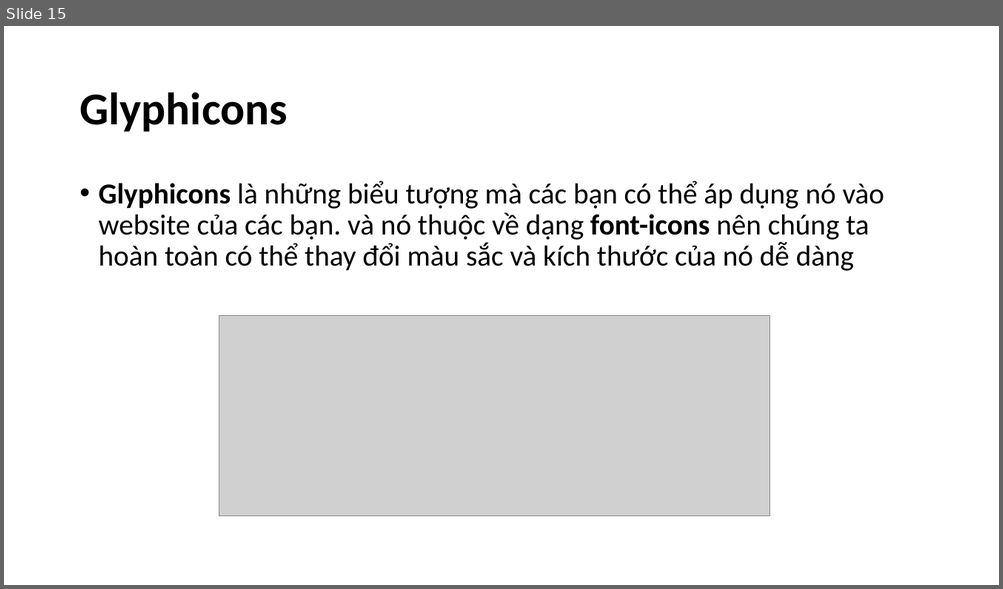
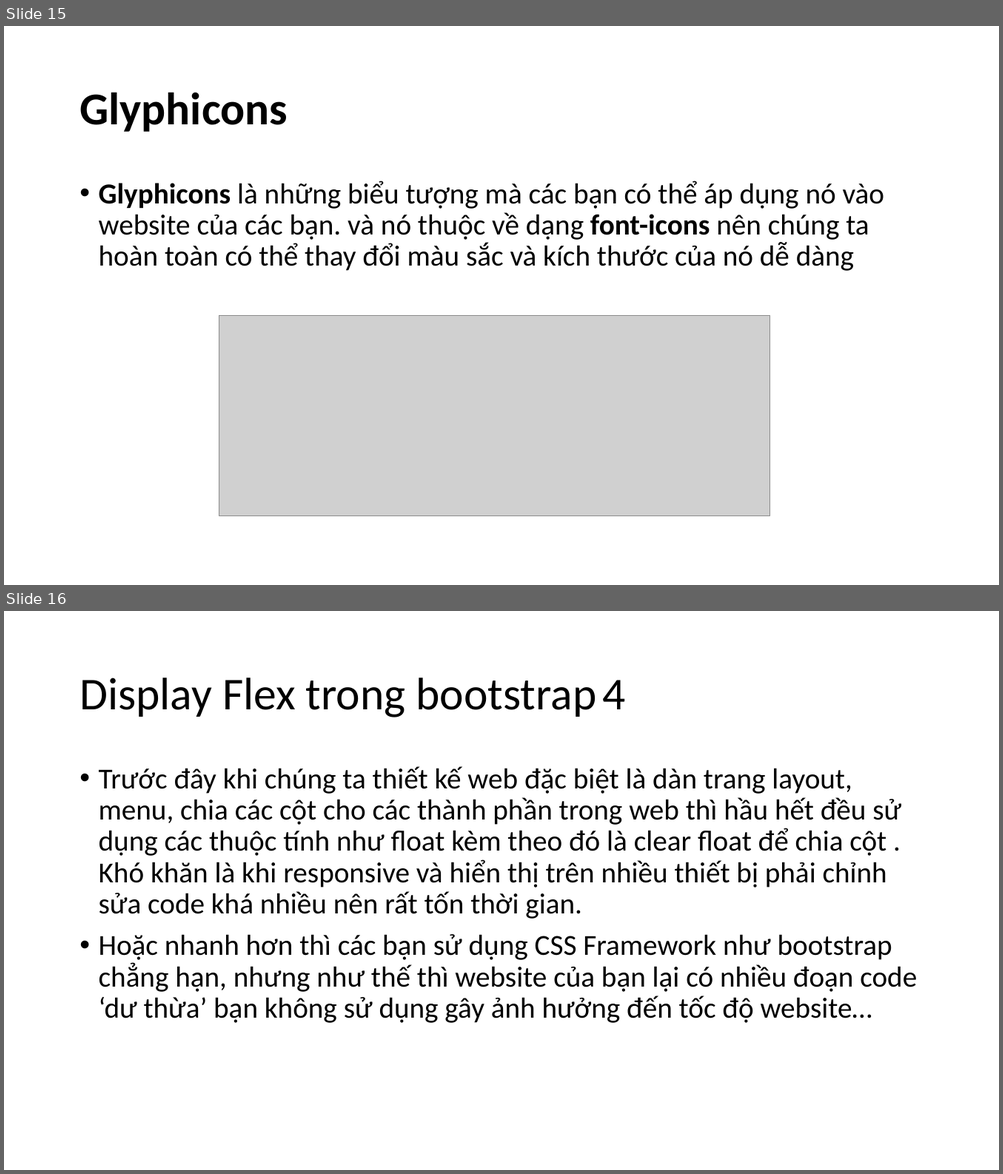
Before and after one commit to hoanghiep8921/ljava1909, a slide deck: slide/Bootstrap.pptx. Shown one above the other, each under a label of ours: slide 15 before the commit, slides 15 and 16 after it. The pictures are 1003x589 and 1003x1174 pixels, drawn with LibreOffice and Linux fonts; fonts in the diff are those of the drawing; grey boxes stand for pictures. Boxes give left, top, right and bottom in pixels: in the first picture for what was removed or moved away, otherwise in the second. Text is boxed around its words. In the diff, an @@ line names an element or a change of style, - is before the commit and + after.

```diff
--- a/slide/Bootstrap.pptx
+++ b/slide/Bootstrap.pptx
@@ slide 16 added at <box>4,611,999,1170</box>, background #FFFFFF @@
@@ title added at <box>79,678,625,718</box>, 44 pt, text #000000 @@
+Display Flex trong bootstrap 4
@@ text added at <box>99,766,916,1023</box>, 28 pt, text #000000 @@
+• Trước đây khi chúng ta thiết kế web đặc biệt là dàn trang layout, menu, chia các cột cho các thành phần trong web thì hầu hết đều sử dụng các thuộc tính như float kèm theo đó là clear float để chia cột . Khó khăn là khi responsive và hiển thị trên nhiều thiết bị phải chỉnh sửa code khá nhiều nên rất tốn thời gian.
+• Hoặc nhanh hơn thì các bạn sử dụng CSS Framework như bootstrap chẳng hạn, nhưng như thế thì website của bạn lại có nhiều đoạn code ‘dư thừa’ bạn không sử dụng gây ảnh hưởng đến tốc độ website…
```
Also in this commit, not shown: 11 other slides added, 1 slide removed, 13 other files.
